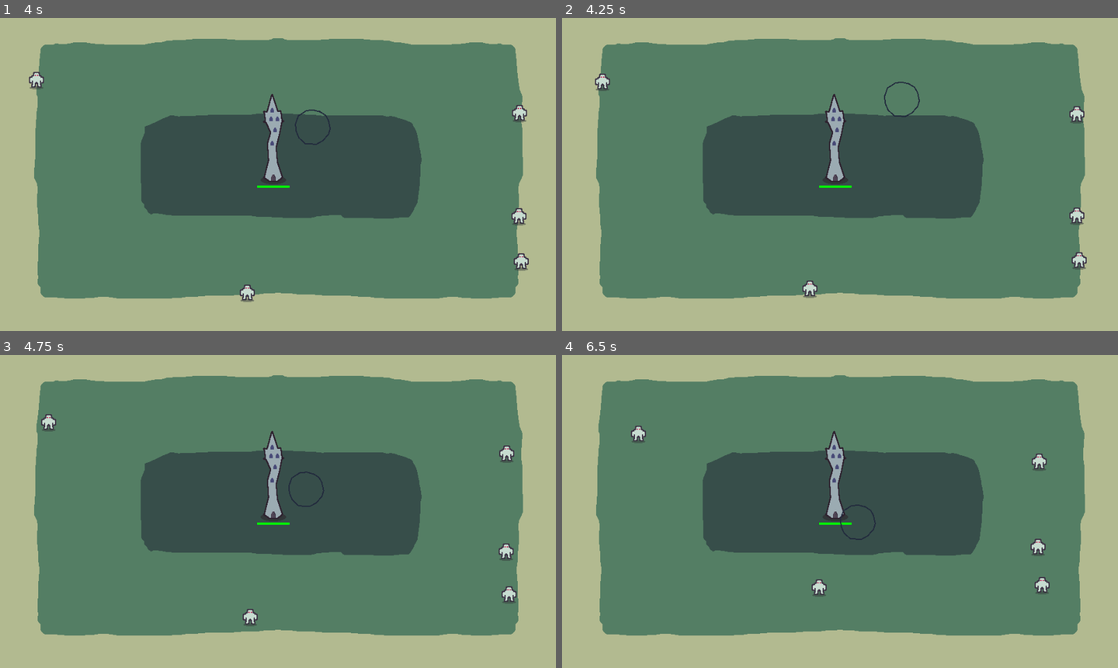
Above: before the commit, frames 1-4 (two rows, left to right).
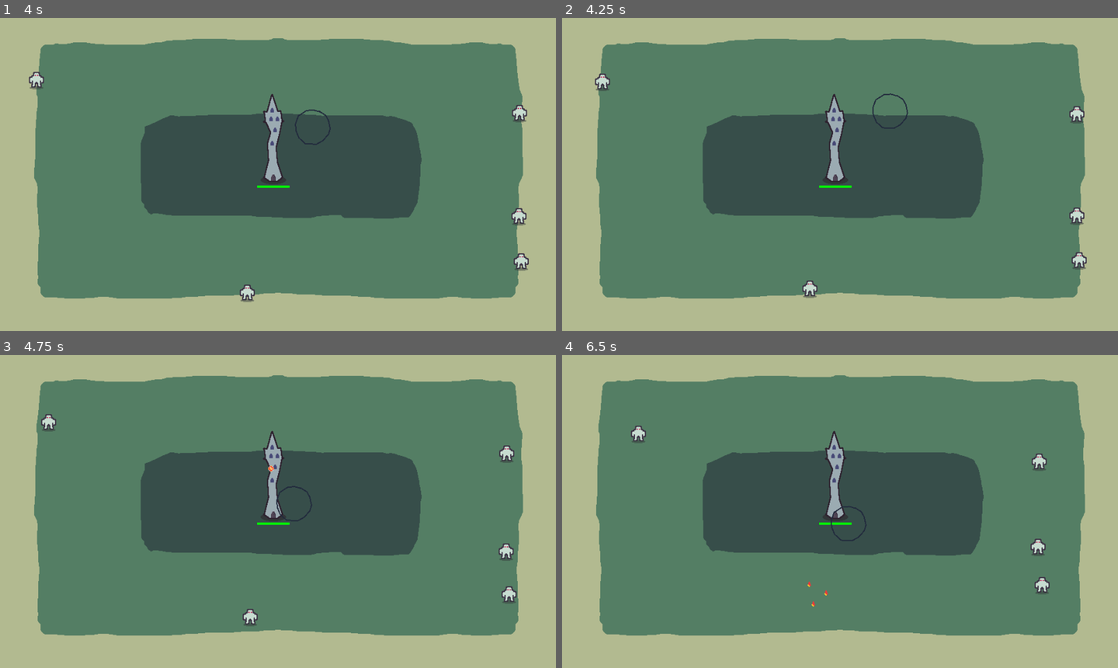
Above: after the commit, the same moments.

Repository: hawkstein/ludum-dare-58-collector
Game: Godot game, scene res://utils/ui/main_menu.tscn
Same seed, same stepped clock (60 frames per second), same inputs: the game is played once before the commit and once after it.
Inputs (mouse positions are in pixels of both pictures, inside the frame that each line leads up to):
- Up to frame 1 (4 s): click "Start" at 0.5 s; click "Start" at 1.25 s; tap Enter (ui_accept) at 2, 2.27, 3.02 s; move the mouse to (400, 158) at 2.02 s; click (400, 158) at 2.17 s; move the mouse to (166, 190) at 2.77 s; click (166, 190) at 2.92 s; move the mouse to (333, 105) at 3.52 s; click (333, 105) at 3.67 s
- Up to frame 2 (4.25 s): no input
- Up to frame 3 (4.75 s): move the mouse to (250, 574) at 4.27 s; click (250, 574) at 4.42 s; tap Enter (ui_accept) at 4.52 s
- Up to frame 4 (6.5 s): move the mouse to (1006, 558) at 5.02 s; click (1006, 558) at 5.17 s; tap Enter (ui_accept) at 5.27, 6.02 s; move the mouse to (673, 464) at 5.77 s; click (673, 464) at 5.92 s

Frame 1 is identical in both runs. In frame 2, 0.2% of the frame differs, in the area x 55-65%, y 20-36%; in frame 3, 0.1%; in frame 4, 0.3%, in the area x 44-57%, y 47-81%.

Commit message:
spawn mana

Diff:
--- a/entities/collector/collector.gd
+++ b/entities/collector/collector.gd
@@ -17,9 +17,9 @@
 	if direction.length() > 20:
 		direction = direction.normalized()
 		velocity = lerp(velocity, direction * MAX_SPEED, delta * ACCELERATION)
-	elif direction.length() > 0.2:
+	elif direction.length() > 5:
 		direction = direction.normalized()
-		velocity = lerp(velocity, direction * MAX_SPEED, delta * DECELERATION)
+		velocity = direction * MAX_SPEED * delta * DECELERATION
 	else:
 		velocity = Vector2.ZERO
 
--- a/entities/enemy/enemy.gd
+++ b/entities/enemy/enemy.gd
@@ -4,7 +4,7 @@
 signal attacked_tower(attack_strength:float)
 
 @onready var attack_timer:Timer = $AttackTimer
-var tower_positiom: Vector2 = Vector2(472, 281) # Hardcoded tower position
+var tower_position: Vector2 = Vector2(472, 281) # Hardcoded tower position
 var speed: float = 30.0
 var target_distance:float = 30.0
 var is_moving: bool = true
@@ -15,8 +15,8 @@
 	if not is_moving:
 		return
 
-	var direction = (tower_positiom - global_position).normalized()
-	var distance_to_tower = global_position.distance_to(tower_positiom)
+	var direction = (tower_position - global_position).normalized()
+	var distance_to_tower = global_position.distance_to(tower_position)
 
 	if distance_to_tower < target_distance:
 		is_moving = false
@@ -29,3 +29,11 @@
 
 func _on_attack_timeout() -> void:
 	attacked_tower.emit(100)
+
+
+func predicted_global_position(time:float) -> Vector2:
+	if not is_moving:
+		return global_position
+	var direction = (tower_position - global_position).normalized()
+	var velocity = direction * speed * time
+	return global_position + velocity
--- a/entities/main.gd
+++ b/entities/main.gd
@@ -1,4 +1,7 @@
 extends Node2D
+
+const FIREBALL = preload("uid://6a3l6orrerda")
+const MANA = preload("uid://vrd8l0abflp6")
 
 @onready var pause_window: Control = %PauseWindow
 @onready var ui: CanvasLayer = $UI
@@ -6,6 +9,8 @@
 @onready var enemies: Node2D = %Enemies
 @onready var wave_spawner: Node2D = %WaveSpawner
 @onready var collector: CharacterBody2D = $Collector
+@onready var spells: Node2D = $Spells
+@onready var mana: Node2D = $Mana
 
 func _ready() -> void:
 	ui.hide()
@@ -17,13 +22,17 @@
 		#ScreenChanger.change_to("main_menu")
 	#
 	#if Input.is_action_just_pressed("Pause"):
-		#pause_window.show()
+		#pause_window.show()s
 		#get_tree().paused = true
 
 
 func _on_tower_tower_destroyed() -> void:
 	ui.show()
 	for child in enemies.get_children():
+		child.queue_free()
+	for child in mana.get_children():
+		child.queue_free()
+	for child in spells.get_children():
 		child.queue_free()
 	get_tree().paused = true
 
@@ -38,3 +47,74 @@
 
 func _on_reset_button_pressed() -> void:
 	reset()
+
+
+func _on_tower_cast_spell(spell: String) -> void:
+	print("casting ", spell, "...")
+	var target = _pick_nearest_target()
+	if target:
+		_fire_at_moving_target(target)
+
+
+func _fire_at_moving_target(target:Enemy) -> void:
+	var spell_velocity = 200.0
+	var cast_position = tower.get_cast_global_position()
+	var expected_flight_time = (target.position - cast_position).length() / spell_velocity
+	var predicted_position = target.predicted_global_position(expected_flight_time)
+	var flight_time = (predicted_position - cast_position).length() / spell_velocity
+	var tween = create_tween()
+	var fireball_spell = FIREBALL.instantiate()
+	fireball_spell.global_position = cast_position
+	spells.add_child(fireball_spell)
+	tween.tween_property(fireball_spell, "global_position", predicted_position, flight_time)
+	tween.tween_callback(_damage_target.bind(target))
+	tween.tween_callback(fireball_spell.queue_free)
+	tween.tween_callback(_spawn_mana.bind(predicted_position))
+
+
+func _pick_nearest_target() -> Enemy:
+	var potential_targets = enemies.get_children()
+	if potential_targets.size() <= 0:
+		return null
+	var nearest_target:Enemy = null
+	var nearest_distance_sq = INF
+	for child in potential_targets:
+		var distance_sq = child.global_position.distance_squared_to(tower.global_position)
+		if distance_sq < nearest_distance_sq:
+				nearest_distance_sq = distance_sq
+				nearest_target = child
+	return nearest_target
+
+
+func _damage_target(target:Enemy) -> void:
+	target.queue_free()
+
+
+func _spawn_mana(mana_position:Vector2) -> void:
+	var mana_amount := 3
+	var angle_step = TAU / mana_amount
+	for i in range(mana_amount):
+		var angle = (angle_step * i) + randf_range(-0.3, 0.3)
+		var radius = randf_range(20, 40)
+		var offset = Vector2(cos(angle), sin(angle)) * radius
+		var mana_drop:Mana = MANA.instantiate()
+		mana_drop.global_position = mana_position
+		var scatter_position = mana_position + offset
+		var tween = create_tween()
+		var duration = 1.0
+		tween.tween_property(mana_drop, "global_position", scatter_position, duration)
+		tween.set_ease(Tween.EASE_IN_OUT)
+		mana_drop.modulate.a = 0.0
+		var alpha_tween = create_tween()
+		alpha_tween.tween_property(mana_drop, "modulate:a", 1.0, duration/2)
+		alpha_tween.tween_callback(mana_drop.set.bind("is_collectible", true))
+		mana.add_child(mana_drop)
+		mana_drop.mana_collected.connect(_pickup_mana.bind(mana_drop))
+
+
+func _pickup_mana(mana_drop:Mana) -> void:
+	var cast_position = tower.get_cast_global_position()
+	var tween = create_tween()
+	var duration = (mana_drop.global_position - cast_position).length() / 400
+	tween.tween_property(mana_drop, "global_position", cast_position, duration)
+	tween.tween_callback(mana_drop.queue_free)
--- a/entities/main.tscn
+++ b/entities/main.tscn
@@ -19,6 +19,7 @@
 
 [node name="UI" type="CanvasLayer" parent="."]
 process_mode = 2
+visible = false
 
 [node name="Layout" type="Control" parent="UI"]
 layout_mode = 3
@@ -118,6 +119,9 @@
 unique_name_in_owner = true
 curve = SubResource("Curve2D_2runn")
 
+[node name="SpawnTimer" type="Timer" parent="WaveSpawner"]
+wait_time = 10.0
+
 [node name="Enemies" type="Node2D" parent="."]
 unique_name_in_owner = true
 y_sort_enabled = true
@@ -126,7 +130,13 @@
 unique_name_in_owner = true
 position = Vector2(472, 281)
 
+[node name="Spells" type="Node2D" parent="."]
+
+[node name="Mana" type="Node2D" parent="."]
+
 [node name="Collector" parent="." instance=ExtResource("7_msjn6")]
 
 [connection signal="pressed" from="UI/Layout/MarginContainer/VBoxContainer/ResetButton" to="." method="_on_reset_button_pressed"]
+[connection signal="timeout" from="WaveSpawner/SpawnTimer" to="WaveSpawner" method="_on_spawn_timer_timeout"]
+[connection signal="cast_spell" from="Tower" to="." method="_on_tower_cast_spell"]
 [connection signal="tower_destroyed" from="Tower" to="." method="_on_tower_tower_destroyed"]
--- /dev/null
+++ b/entities/mana/mana.gd
@@ -0,0 +1,15 @@
+class_name Mana
+extends Node2D
+
+signal mana_collected
+
+@onready var area_2d: Area2D = $Area2D
+var is_collected:bool = false
+var is_collectible:bool = false
+
+func _on_area_2d_body_entered(_body: Node2D) -> void:
+	if is_collected or not is_collectible:
+		return
+	area_2d.set_deferred("monitoring", false)
+	is_collected = true
+	mana_collected.emit()
--- /dev/null
+++ b/entities/mana/mana.tscn
@@ -0,0 +1,20 @@
+[gd_scene load_steps=4 format=3 uid="uid://vrd8l0abflp6"]
+
+[ext_resource type="Script" uid="uid://nlcxgnvyx0cp" path="res://entities/mana/mana.gd" id="1_fngx6"]
+[ext_resource type="Texture2D" uid="uid://bwuqr77tjk0x1" path="res://entities/mana/fire_mana.png" id="1_ugv4d"]
+
+[sub_resource type="CircleShape2D" id="CircleShape2D_ugv4d"]
+radius = 8.0
+
+[node name="Mana" type="Node2D"]
+script = ExtResource("1_fngx6")
+
+[node name="Sprite2D" type="Sprite2D" parent="."]
+texture = ExtResource("1_ugv4d")
+
+[node name="Area2D" type="Area2D" parent="."]
+
+[node name="CollisionShape2D" type="CollisionShape2D" parent="Area2D"]
+shape = SubResource("CircleShape2D_ugv4d")
+
+[connection signal="body_entered" from="Area2D" to="." method="_on_area_2d_body_entered"]
--- /dev/null
+++ b/entities/spells/fireball/fireball.tscn
@@ -0,0 +1,8 @@
+[gd_scene load_steps=2 format=3 uid="uid://6a3l6orrerda"]
+
+[ext_resource type="Texture2D" uid="uid://ncokrptcviip" path="res://entities/spells/fireball/fireball.png" id="1_ox4y2"]
+
+[node name="Fireball" type="Node2D"]
+
+[node name="Sprite2D" type="Sprite2D" parent="."]
+texture = ExtResource("1_ox4y2")
--- a/entities/tower/tower.gd
+++ b/entities/tower/tower.gd
@@ -2,23 +2,48 @@
 extends Area2D
 
 signal tower_destroyed
+signal cast_spell(spell:String)
 
 var max_health: float = 1000.0
 var current_health: float = 1000.0
 
 @onready var health_bar: Node2D = $HealthBar
+@onready var spell_timers: Node2D = $SpellTimers
+@onready var cast_node: Node2D = $CastNode
+
+func _ready() -> void:
+	reset()
+
 
 func connect_to_enemy(enemy:Enemy) -> void:
 	enemy.attacked_tower.connect(_on_enemy_attacked_tower)
 
 
+func teardown() -> void:
+	for child in spell_timers.get_children():
+		child.queue_free()
+
+
 func reset() -> void:
 	current_health = max_health
 	health_bar.current_health = 100
+	_build_timers()
+
+
+func _build_timers() -> void:
+	var fireball_timer = Timer.new()
+	fireball_timer.autostart = true
+	fireball_timer.wait_time = 3.0
+	spell_timers.add_child(fireball_timer)
+	fireball_timer.timeout.connect(cast_spell.emit.bind("fireball"))
 
 
 func _on_enemy_attacked_tower(attack_strength:float) -> void:
 	current_health -= attack_strength
 	if current_health <= 0:
+		teardown()
 		tower_destroyed.emit()
 	health_bar.current_health = (current_health/max_health) * 100
+
+func get_cast_global_position() -> Vector2:
+	return cast_node.global_position
--- a/entities/tower/tower.tscn
+++ b/entities/tower/tower.tscn
@@ -27,3 +27,8 @@
 offset_top = 8.0
 offset_right = 28.0
 offset_bottom = 12.0
+
+[node name="SpellTimers" type="Node2D" parent="."]
+
+[node name="CastNode" type="Node2D" parent="."]
+position = Vector2(0, -121)
--- a/entities/wave_spawner.gd
+++ b/entities/wave_spawner.gd
@@ -6,6 +6,7 @@
 @onready var spawn_length = spawn_path.curve.get_baked_length()
 @onready var enemies: Node2D = %Enemies
 @onready var tower: Node2D = %Tower
+@onready var spawn_timer: Timer = $SpawnTimer
 
 var enemy_spawns := 5
 
@@ -16,6 +17,7 @@
 func spawn_wave() -> void:
 	for i in range(enemy_spawns):
 		spawn_enemy(ENEMY, get_random_position())
+	spawn_timer.start()
 
 
 func spawn_enemy(enemy_scene: PackedScene, pos: Vector2) -> void:
@@ -27,3 +29,7 @@
 
 func get_random_position() -> Vector2:
 	return spawn_path.curve.sample_baked(randf() * spawn_length)
+
+
+func _on_spawn_timer_timeout() -> void:
+	spawn_wave()
Binary file added: entities/mana/fire_mana.png
Not shown, added: entities/mana/fire_mana.png.import
Not shown, added: entities/mana/mana.gd.uid
Binary file added: entities/spells/fireball/fireball.png
Not shown, added: entities/spells/fireball/fireball.png.import
